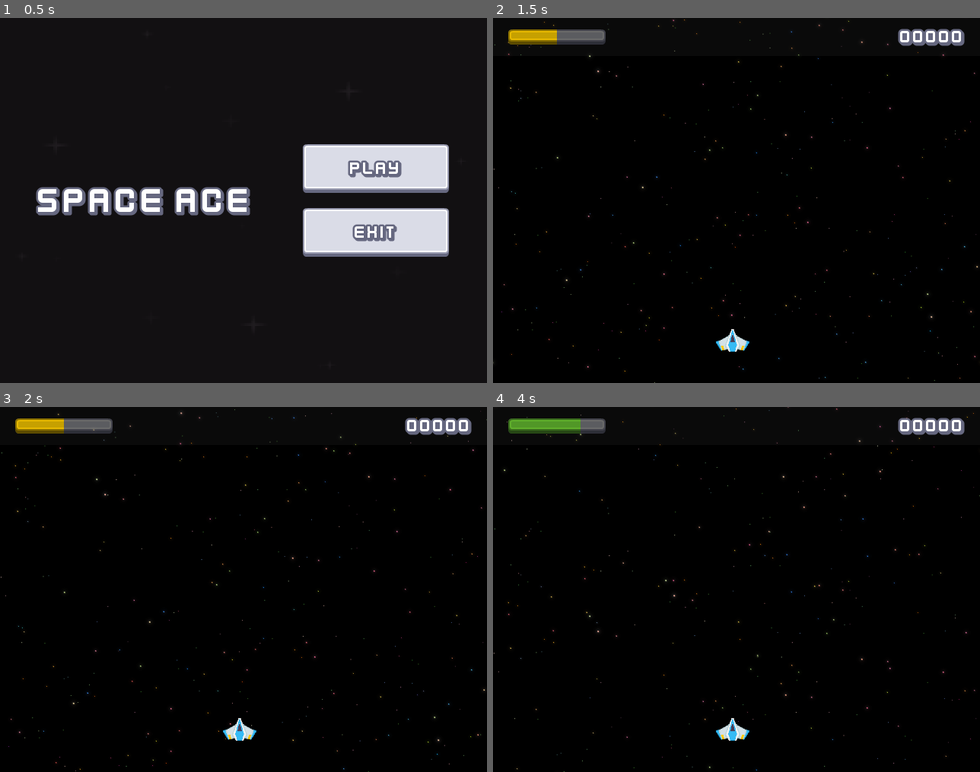
Above: before the commit, frames 1-4 (two rows, left to right).
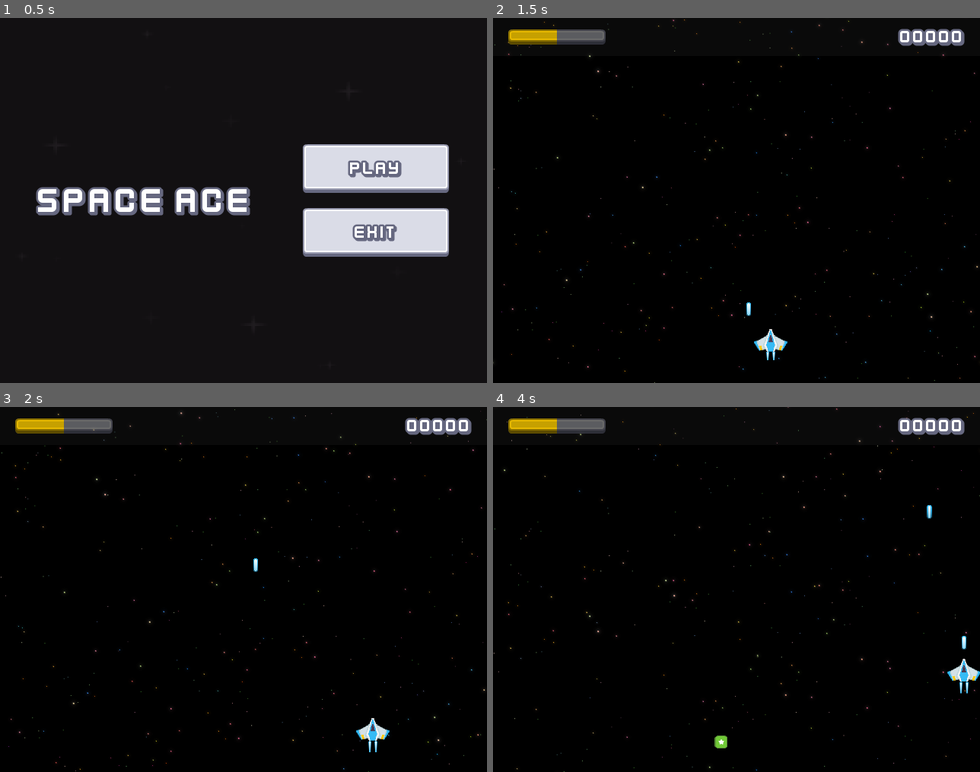
Above: after the commit, the same moments.

Repository: Edwin-Aguirre/Space-Ace
Game: Godot game, scene res://scenes/main/main.tscn
Two runs of this game, one before a commit and one after it. Both use one fixed random seed, a clock stepped at 60 frames per second and the inputs below.
Inputs:
- Up to frame 1 (0.5 s): no input
- Up to frame 2 (1.5 s): click "Play" at 0.5 s; hold Right (right) from 1.28 s (still down); tap Space (shoot) at 1.35 s
- Up to frame 3 (2 s): keep holding Right (right)
- Up to frame 4 (4 s): release Right (right) at 2.03 s; hold Down (down) 2.03-2.78 s; tap Space (shoot) at 2.1, 3.05, 3.6 s; hold Right (right) 2.78-3.53 s; tap T (test) at 2.85 s; hold Up (up) from 3.53 s (still down)

Frame 1 is identical in both runs. In frame 2, 0.5% of the frame differs, in the area x 45-61%, y 77-94%; in frame 3, 0.5%; in frame 4, 1.3%, in the area x 3-100%, y 3-94%.

Commit message:
Added Player Movement/Shooting

Diff:
--- a/scenes/player/player.gd
+++ b/scenes/player/player.gd
@@ -5,18 +5,32 @@
 
 
 const GROUP_NAME: String = "Player"
+const MARGIN: float = 21.0
 
 
 @export var health_bonus: int = 25
+@export var speed: float = 250.0
+@export var bullet_speed: float = 350.0
+@export var bullet_direction: Vector2 = Vector2.UP
 
 
-@onready var sprite_2d: Sprite2D = $Sprite2D
+@onready var ship: Sprite2D = $Ship
 @onready var shield: Shield = $Shield
+
+
+var _upper_left: Vector2
+var _lower_right: Vector2
 
 
 # Called when the node enters the scene tree for the first time.
 func _ready() -> void:
-	pass
+	set_limits()
+
+
+func set_limits() -> void:
+	var vp: Rect2 = get_viewport_rect()
+	_lower_right = Vector2(vp.end.x - MARGIN, vp.end.y - MARGIN)
+	_upper_left = Vector2(MARGIN, MARGIN)
 
 
 func _enter_tree() -> void:
@@ -24,8 +38,22 @@
 
 
 # Called every frame. 'delta' is the elapsed time since the previous frame.
-func _process(_delta: float) -> void:
-	pass
+func _process(delta: float) -> void:
+	var input = get_input()
+	global_position += input * delta * speed
+	global_position = global_position.clamp(_upper_left, _lower_right)
+
+	if Input.is_action_just_pressed("shoot"):
+		shoot()
+
+
+func shoot() -> void:
+	SignalHub.emit_on_create_bullet(global_position, bullet_direction, bullet_speed, BulletBase.BulletType.Player)
+
+
+func get_input() -> Vector2:
+	var v = Vector2(Input.get_axis("left", "right"), Input.get_axis("up", "down"))
+	return v.normalized()
 
 
 func _on_area_entered(area: Area2D) -> void:
--- a/scenes/player/player.tscn
+++ b/scenes/player/player.tscn
@@ -1,25 +1,100 @@
-[gd_scene load_steps=5 format=3 uid="uid://cer1hnbbwjhy3"]
+[gd_scene load_steps=8 format=3 uid="uid://cer1hnbbwjhy3"]
 
 [ext_resource type="Texture2D" uid="uid://dbnqjqtc0xelx" path="res://assets/ships/player/playerShip2_blue.png" id="1_8afob"]
 [ext_resource type="Script" uid="uid://c6poc4moo3dbd" path="res://scenes/player/player.gd" id="1_dovo2"]
 [ext_resource type="PackedScene" uid="uid://dn23plylfb1fs" path="res://scenes/shield/shield.tscn" id="3_gmlin"]
+[ext_resource type="Texture2D" uid="uid://dx4f5mk8t154v" path="res://assets/lasers/laserBlue01.png" id="3_lvxji"]
 
 [sub_resource type="CircleShape2D" id="CircleShape2D_dovo2"]
+
+[sub_resource type="Animation" id="Animation_p47bc"]
+resource_name = "fly"
+length = 0.2
+loop_mode = 1
+step = 0.1
+tracks/0/type = "value"
+tracks/0/imported = false
+tracks/0/enabled = true
+tracks/0/path = NodePath("Ship/BoostLeft:position")
+tracks/0/interp = 1
+tracks/0/loop_wrap = true
+tracks/0/keys = {
+"times": PackedFloat32Array(0, 0.1),
+"transitions": PackedFloat32Array(1, 1),
+"update": 0,
+"values": [Vector2(-10, 57.75), Vector2(-10, 50)]
+}
+tracks/1/type = "value"
+tracks/1/imported = false
+tracks/1/enabled = true
+tracks/1/path = NodePath("Ship/BoostLeft:scale")
+tracks/1/interp = 1
+tracks/1/loop_wrap = true
+tracks/1/keys = {
+"times": PackedFloat32Array(0, 0.1),
+"transitions": PackedFloat32Array(1, 1),
+"update": 0,
+"values": [Vector2(1, 0.75), Vector2(1, 0.5)]
+}
+tracks/2/type = "value"
+tracks/2/imported = false
+tracks/2/enabled = true
+tracks/2/path = NodePath("Ship/BooseRight:position")
+tracks/2/interp = 1
+tracks/2/loop_wrap = true
+tracks/2/keys = {
+"times": PackedFloat32Array(0, 0.1),
+"transitions": PackedFloat32Array(1, 1),
+"update": 0,
+"values": [Vector2(10, 57.75), Vector2(10, 50)]
+}
+tracks/3/type = "value"
+tracks/3/imported = false
+tracks/3/enabled = true
+tracks/3/path = NodePath("Ship/BooseRight:scale")
+tracks/3/interp = 1
+tracks/3/loop_wrap = true
+tracks/3/keys = {
+"times": PackedFloat32Array(0, 0.1),
+"transitions": PackedFloat32Array(1, 1),
+"update": 0,
+"values": [Vector2(1, 0.75), Vector2(1, 0.5)]
+}
+
+[sub_resource type="AnimationLibrary" id="AnimationLibrary_75vfm"]
+_data = {
+&"fly": SubResource("Animation_p47bc")
+}
 
 [node name="Player" type="Area2D"]
 collision_mask = 28
 script = ExtResource("1_dovo2")
 health_bonus = 12
 
-[node name="Sprite2D" type="Sprite2D" parent="."]
+[node name="Ship" type="Sprite2D" parent="."]
 z_index = 1
 scale = Vector2(0.4, 0.4)
 texture = ExtResource("1_8afob")
+
+[node name="BoostLeft" type="Sprite2D" parent="Ship"]
+position = Vector2(-10, 57.75)
+scale = Vector2(1, 0.75)
+texture = ExtResource("3_lvxji")
+
+[node name="BooseRight" type="Sprite2D" parent="Ship"]
+position = Vector2(10, 57.75)
+scale = Vector2(1, 0.75)
+texture = ExtResource("3_lvxji")
 
 [node name="CollisionShape2D" type="CollisionShape2D" parent="."]
 shape = SubResource("CircleShape2D_dovo2")
 
 [node name="Shield" parent="." instance=ExtResource("3_gmlin")]
-visible = false
+
+[node name="AnimationPlayer" type="AnimationPlayer" parent="."]
+libraries = {
+&"": SubResource("AnimationLibrary_75vfm")
+}
+autoplay = "fly"
 
 [connection signal="area_entered" from="." to="." method="_on_area_entered"]
--- a/scenes/shield/shield.gd
+++ b/scenes/shield/shield.gd
@@ -22,6 +22,7 @@
 # Called when the node enters the scene tree for the first time.
 func _ready() -> void:
 	disable_shield()
+	sound.stop()
 
 
 func enable_shield() -> void:
